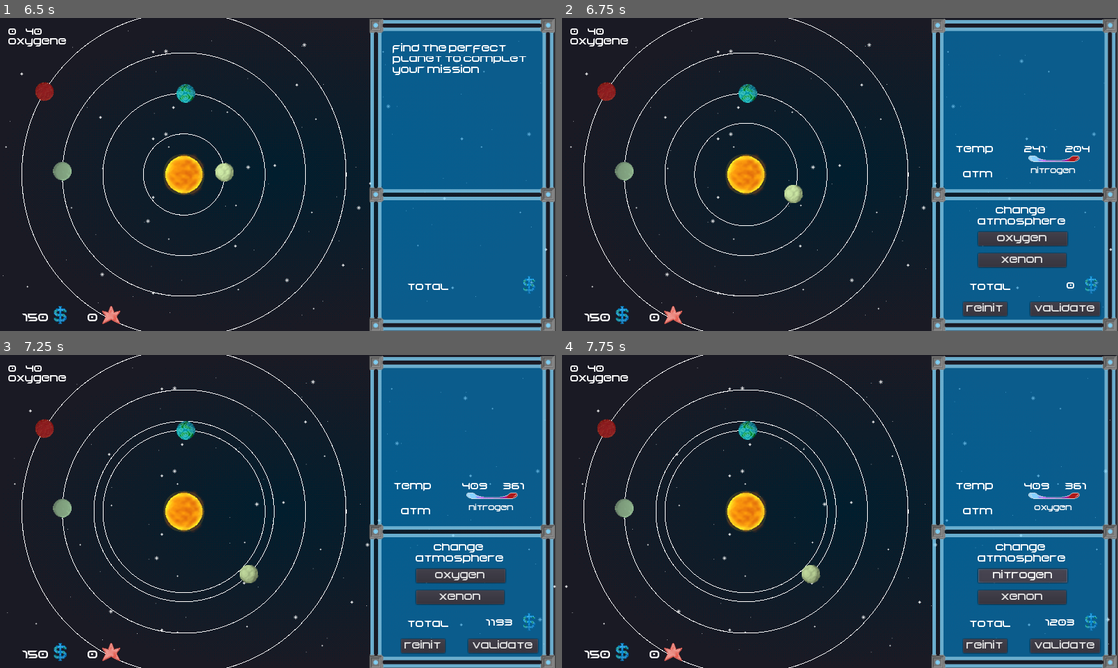
Above: before the commit, frames 1-4 (two rows, left to right).
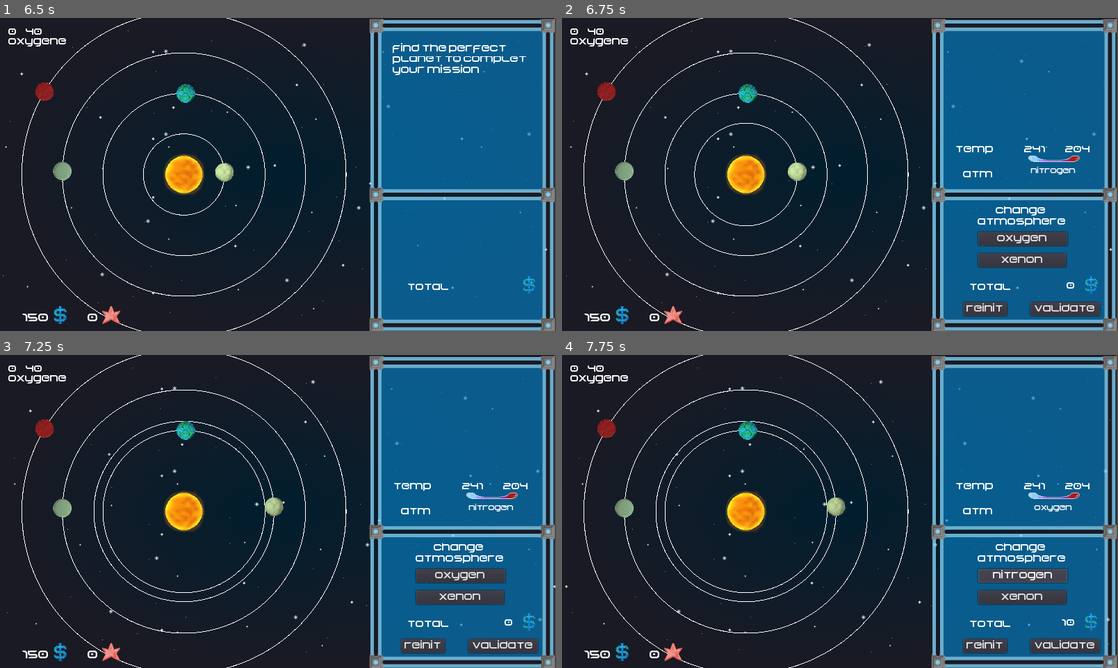
Above: after the commit, the same moments.

Repository: RyanHerb/-jubilant-octo-robot
Game: Godot game, scene res://Main.tscn
Same seed, same stepped clock (60 frames per second), same inputs: the game is played once before the commit and once after it.
Inputs (mouse positions are in pixels of both pictures, inside the frame that each line leads up to):
- Up to frame 1 (6.5 s): click "start" at 0.5 s; click "next" at 1.25 s; drag from (350, 265) to (333, 105) at 2.02 s; click "accept" at 2.75 s; click "show" at 3.5 s; click "hide" at 4.25 s; click "System" at 5 s; click "reinit" at 5.75 s
- Up to frame 2 (6.75 s): drag from (784, 171) to (812, 237) at 6.52 s
- Up to frame 3 (7.25 s): no input
- Up to frame 4 (7.75 s): click "oxygen" at 7.25 s

Frame 1 is identical in both runs. In frame 2, 0.3% of the frame differs, in the area x 39-44%, y 46-60%; in frame 3, 0.5%; in frame 4, 0.5%, in the area x 43-95%, y 40-87%.

Commit message:
refactor planet drag&drop

Diff:
--- a/Planet.gd
+++ b/Planet.gd
@@ -9,23 +9,11 @@
 var temp_coefficient = 1;
 var tmp_cost = Vector2(0, 0)
 
-signal dragsignal(target);
 signal clicked(target)
 
 # Called when the node enters the scene tree for the first time.
 func _ready():
-	connect("dragsignal",self,"_toggle_drag")
 	viewport_size = get_viewport_rect().size
-
-func _toggle_drag(_target):
-	dragging = !dragging
-
-func _on_KinematicBody2D_input_event(_viewport, event, _shape_idx):
-	if event is InputEventMouseButton:
-		if event.button_index == BUTTON_LEFT:
-			emit_signal("dragsignal", self)
-			if event.pressed:
-				emit_signal("clicked", self)
 
 func distance_to_star():
 	return position.distance_to(Vector2(viewport_size.x/2, viewport_size.y/2))
@@ -64,3 +52,13 @@
 
 func set_sprite(sprite):
 	$KinematicBody2D/Sprite.texture = sprite
+
+# =============
+# = Callbacks =
+# =============
+
+func _on_KinematicBody2D_input_event(_viewport, event, _shape_idx):
+	if event is InputEventMouseButton:
+		if event.button_index == BUTTON_LEFT:
+			if event.pressed:
+				emit_signal("clicked", self)
--- a/System.gd
+++ b/System.gd
@@ -43,8 +43,7 @@
 		radius = radius.rotated(p.rotation)
 		p.position += radius * (n+1)
 		p.put_origin_position(p.position)
-		p.connect("dragsignal", self, "_on_planet_drag")
-		p.connect("clicked", self, "show_param_planet")
+		p.connect("clicked", self, "_on_planet_click")
 		p.position.x = clamp(p.position.x, 0, viewport_size.x)
 		p.position.y = clamp(p.position.y, 0, viewport_size.y)
 
@@ -56,12 +55,20 @@
 
 # Called every frame. 'delta' is the elapsed time since the previous frame.
 func _process(_delta):
-	if (typeof(dragged_planet) > 0) and (dragged_planet.dragging):
+	drag_planet()
+	update()
+
+func drag_planet():
+	if (typeof(current_planet) > 0) and (current_planet.dragging):
 		var mousepos = get_viewport().get_mouse_position()
-		dragged_planet.position = Vector2(mousepos.x, mousepos.y)
-		dragged_planet.position.x = clamp(dragged_planet.position.x, 0, viewport_size.x)
-		dragged_planet.position.y = clamp(dragged_planet.position.y, 0, viewport_size.y)
-	update()
+		var mouse_dist = mousepos.distance_to($Star.position)
+		var planet_dist = current_planet.position.distance_to($Star.position)
+
+		var diff = planet_dist - mouse_dist
+		var move_vector = Vector2(diff, 0)
+		move_vector = move_vector.rotated(current_planet.rotation)
+		if mouse_dist < viewport_size.y/2 and mouse_dist > 60:
+			current_planet.position -= move_vector
 
 func hide():
 	.hide()
@@ -70,20 +77,6 @@
 func show():
 	.show()
 	$HUDLayer/HUDSystem.show()
-
-func _on_planet_drag(target):
-	$HUDLayer/HUDSystem.entrer_system()
-	dragged_planet = target
-	show_param_planet((target))
-	current_planet = target
-
-	var cost_curr_planet = current_planet.get_cost_pos()
-	current_planet.compute_move(target.position)
-	$HUDLayer/HUDSystem.add_to_total_cout(current_planet.get_cost_pos() - cost_curr_planet)
-	#entourer la planete d'un cercle
-
-func show_param_planet(target):
-	compute_temp(target)
 
 func compute_temp(planet):
 	var dist = planet.distance_to_star()
@@ -115,6 +108,25 @@
 
 	return files
 
+# =============
+# = Callbacks =
+# =============
+
+func _unhandled_input(event):
+	if event is InputEventMouseButton:
+		if event.button_index == BUTTON_LEFT and !event.pressed and current_planet and current_planet.dragging:
+			current_planet.dragging = false
+
+func _on_planet_click(target):
+	$HUDLayer/HUDSystem.show()
+	compute_temp(target)
+	current_planet = target
+	current_planet.dragging = true
+
+	var cost_curr_planet = current_planet.get_cost_pos()
+	current_planet.compute_move(target.position)
+	$HUDLayer/HUDSystem.add_to_total_cout(current_planet.get_cost_pos() - cost_curr_planet)
+	#entourer la planete d'un cercle
 
 func _on_HUDSystem_atmo_changed(new_atmo):
 	var cost_curr_planet = current_planet.get_cost_atmo()
